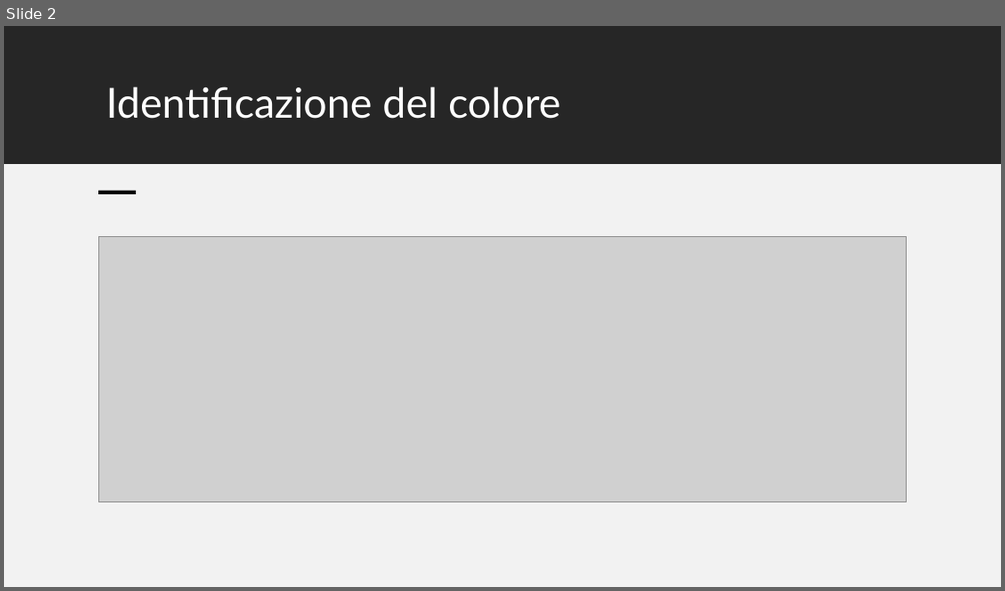
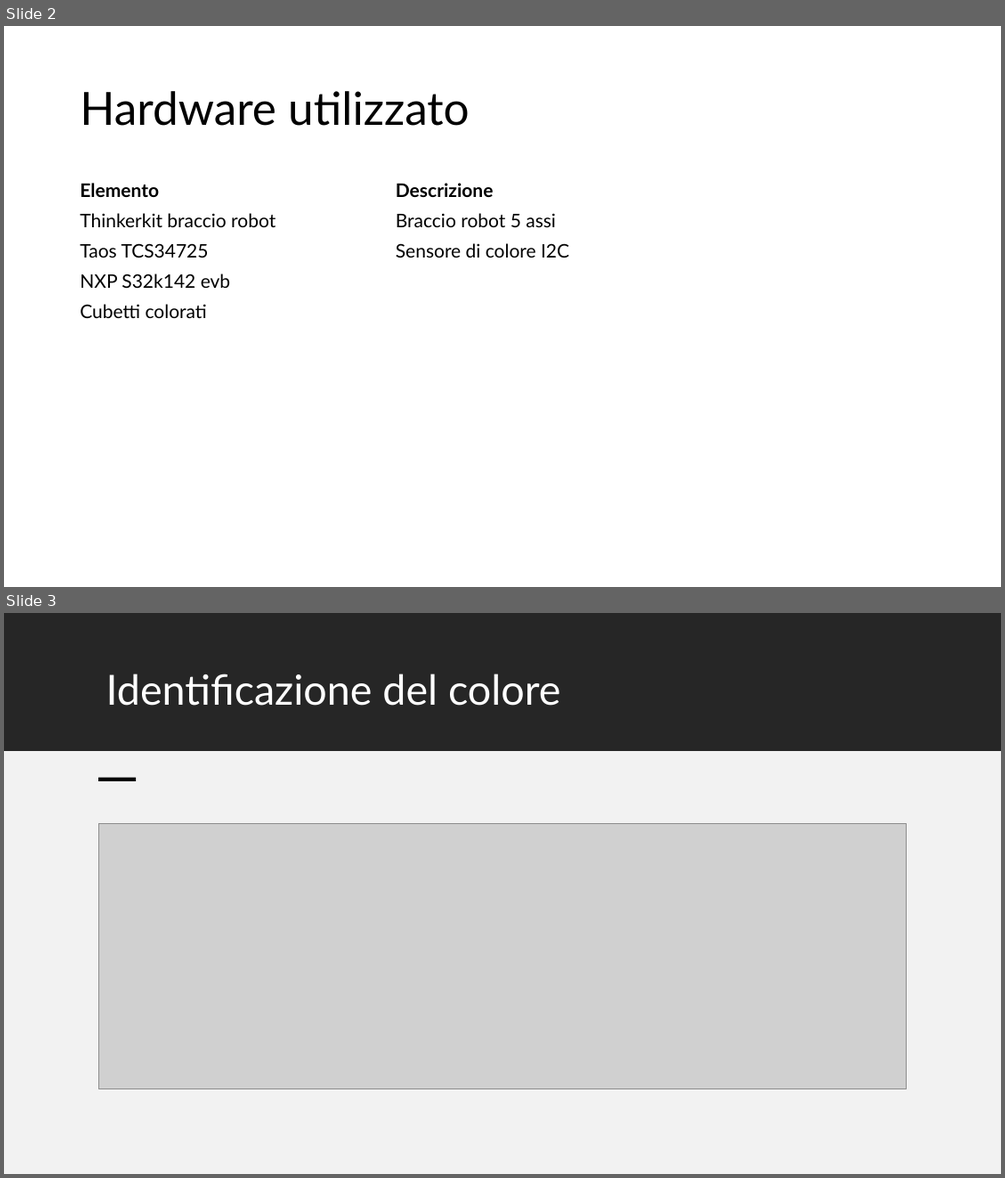
Before and after one commit to terminale89/Esercitazioni_meccatronica, a slide deck: Robotic sorter/Presentazione_mec.pptx. Shown one above the other, each under a label of ours: slide 2 before the commit, slides 2 and 3 after it. The pictures are 1005x591 and 1005x1178 pixels, drawn with LibreOffice and Linux fonts; fonts in the diff are those of the drawing; grey boxes stand for pictures. Boxes give left, top, right and bottom in pixels: in the first picture for what was removed or moved away, otherwise in the second. Text is boxed around its words. In the diff, an @@ line names an element or a change of style, - is before the commit and + after.

```diff
--- a/Robotic sorter/Presentazione_mec.pptx
+++ b/Robotic sorter/Presentazione_mec.pptx
@@ slide 2 added at bbox=[4, 26, 1001, 587], background #FFFFFF @@
@@ title added at bbox=[80, 91, 469, 126], 44 pt, text #000000 @@
+Hardware utilizzato
@@ table added at bbox=[73, 176, 898, 328], 5 rows, 2 columns @@
+Elemento | Descrizione
+Thinkerkit braccio robot | Braccio robot 5 assi
+Taos TCS34725 | Sensore di colore I2C
+NXP S32k142 evb | 
+Cubetti colorati | 
@@ what was slide 2 is now slide 3 @@
```
Also in this commit, not shown: 2 slides changed, 1 other file.
